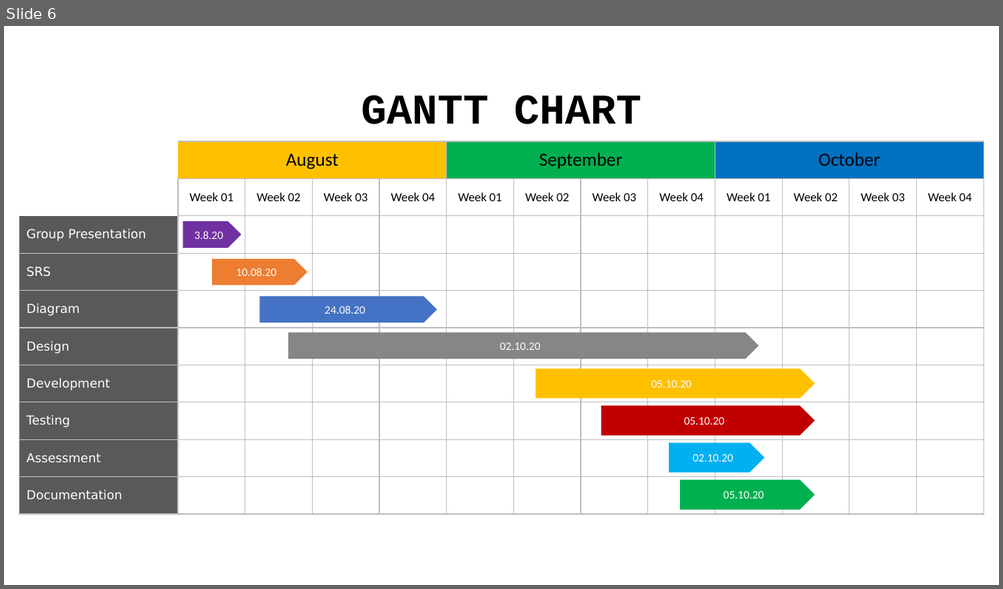
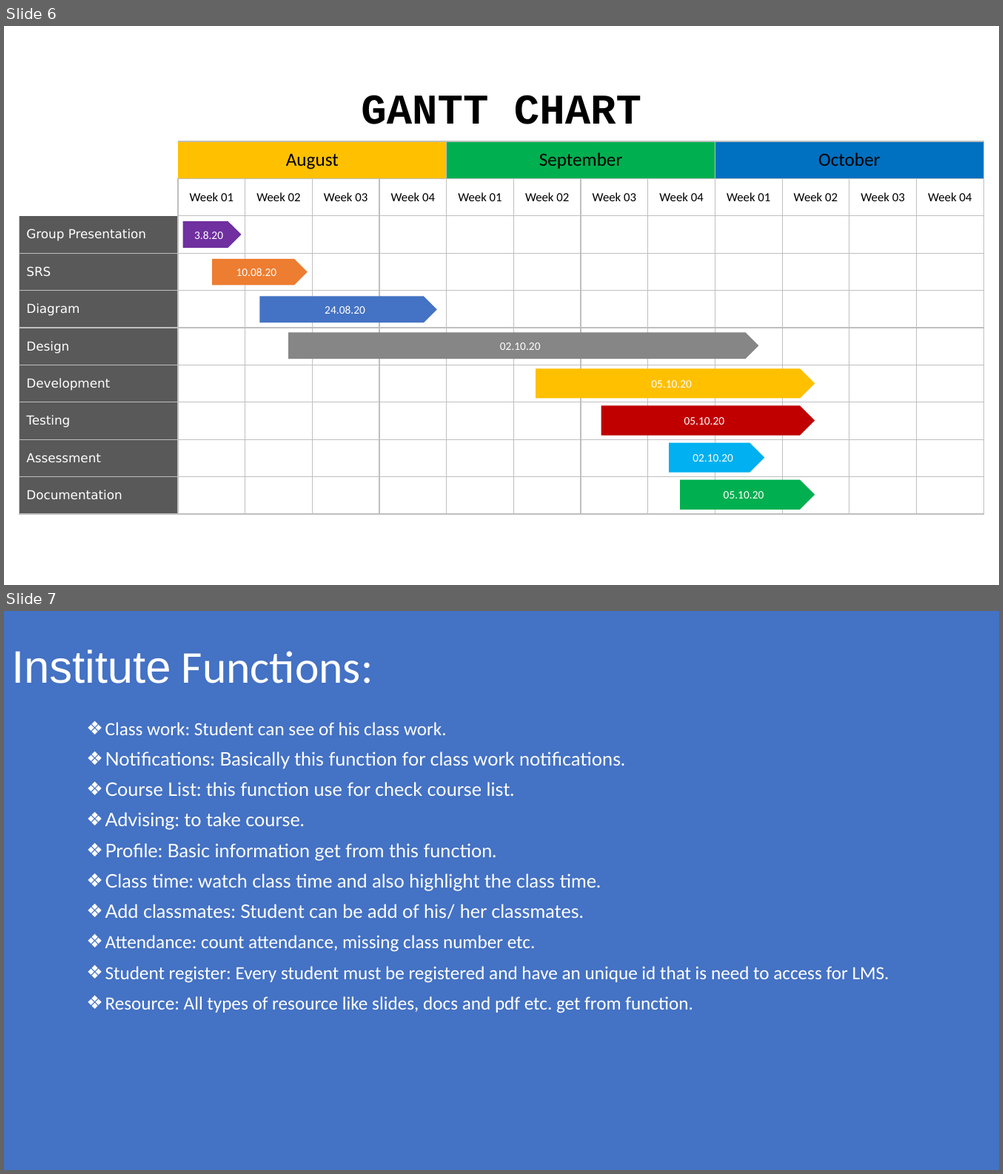
Before and after one commit to maruf1020/CSE499SU20Group1SAA3NSU, a slide deck: Documention/Group project proposal/Presentation.pptx. Shown one above the other, each under a label of ours: slide 6 before the commit, slides 6 and 7 after it. The pictures are 1003x589 and 1003x1174 pixels, drawn with LibreOffice and Linux fonts; fonts in the diff are those of the drawing. Boxes give left, top, right and bottom in pixels: in the first picture for what was removed or moved away, otherwise in the second. Text is boxed around its words. In the diff, an @@ line names an element or a change of style, - is before the commit and + after.

Commit message:
Institute Function added
Institute function added on presentation file

```diff
--- a/Documention/Group project proposal/Presentation.pptx
+++ b/Documention/Group project proposal/Presentation.pptx
@@ slide 7 added at [4, 611, 999, 1170], background #4472C4 @@
@@ title added at [11, 649, 373, 684], 44 pt, text #FFFFFF @@
+Institute Functions:
@@ text added at [105, 722, 889, 1014], 18 pt, text #FFFFFF @@
+❖ Class work: Student can see of his class work.
+❖ Notifications: Basically this function for class work notifications.
+❖ Course List: this function use for check course list.
+❖ Advising: to take course.
+❖ Profile: Basic information get from this function.
+❖ Class time: watch class time and also highlight the class time.
+❖ Add classmates: Student can be add of his/ her classmates.
+❖ Attendance: count attendance, missing class number etc.
+❖ Student register: Every student must be registered and have an unique id that is need to access for LMS.
+❖ Resource: All types of resource like slides, docs and pdf etc. get from function.
```
